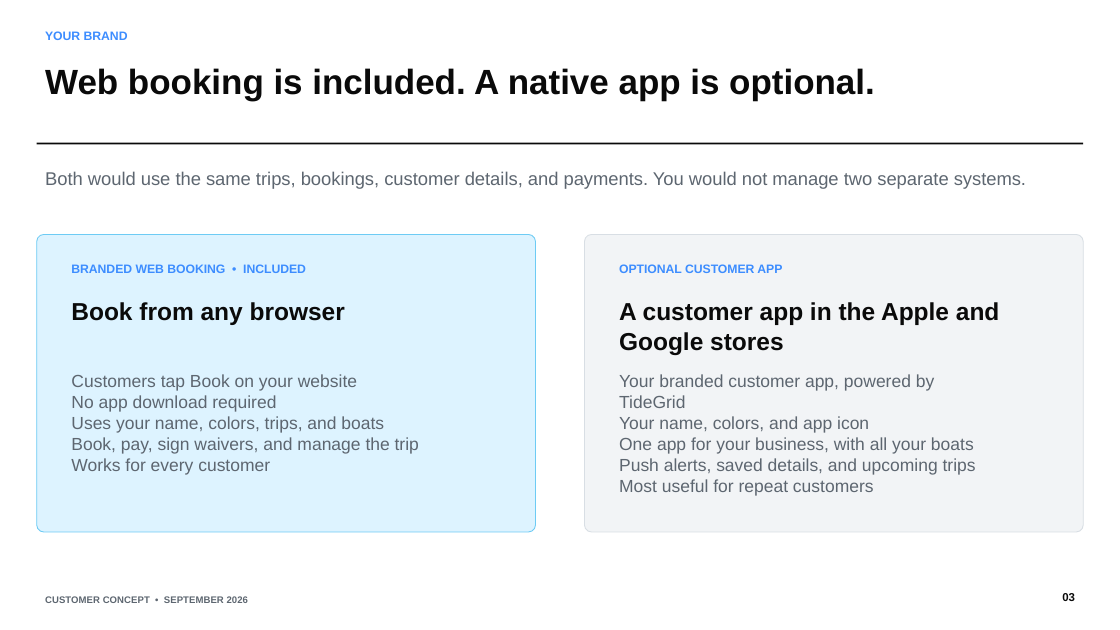
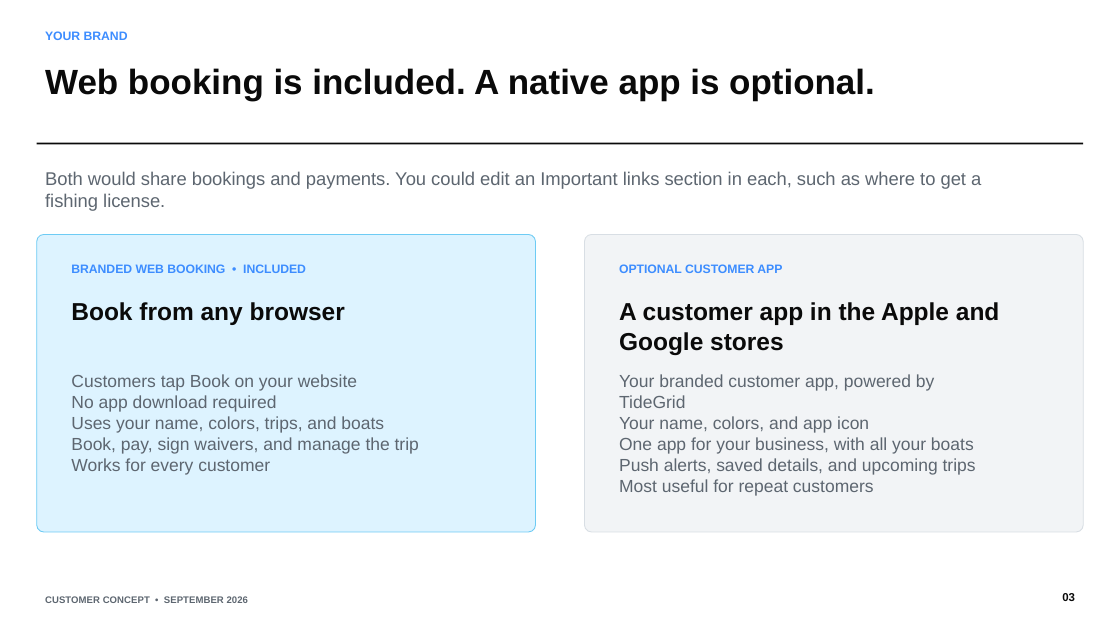
Before and after one commit to jkowall/TideGrid, a slide deck: slide 3 of docs/customer/TideGrid-Customer-Validation-Deck.pptx. Drawn at 1120x630 pixels with LibreOffice and Linux fonts; fonts in the diff are those of the drawing. Boxes give left, top, right and bottom in pixels: in the first picture for what was removed or moved away, otherwise in the second. Text is boxed around its words. In the diff, an @@ line names an element or a change of style, - is before the commit and + after.

Commit message:
docs: add guest resource links and customer follow-up drafts

```diff
--- a/docs/customer/TideGrid-Customer-Validation-Deck.pptx
+++ b/docs/customer/TideGrid-Customer-Validation-Deck.pptx
@@ text at <box>45,171,981,211</box>: text changed @@
-Both would use the same trips, bookings, customer details, and payments. You would not manage two separate systems.
+Both would share bookings and payments. You could edit an Important links section in each, such as where to get a fishing license.
```
Also in this commit, not shown: 1 other slide changed, 5 other files.
